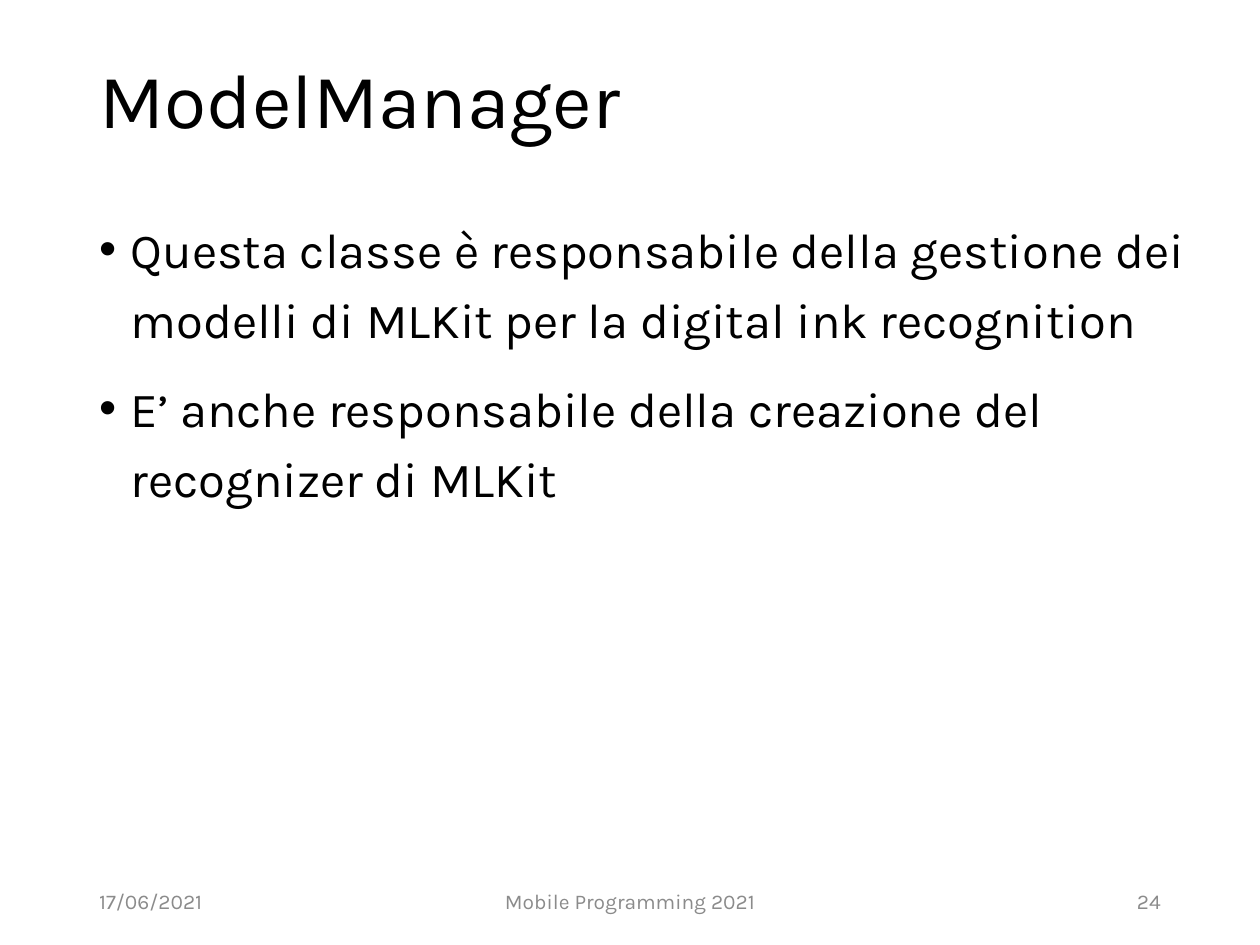
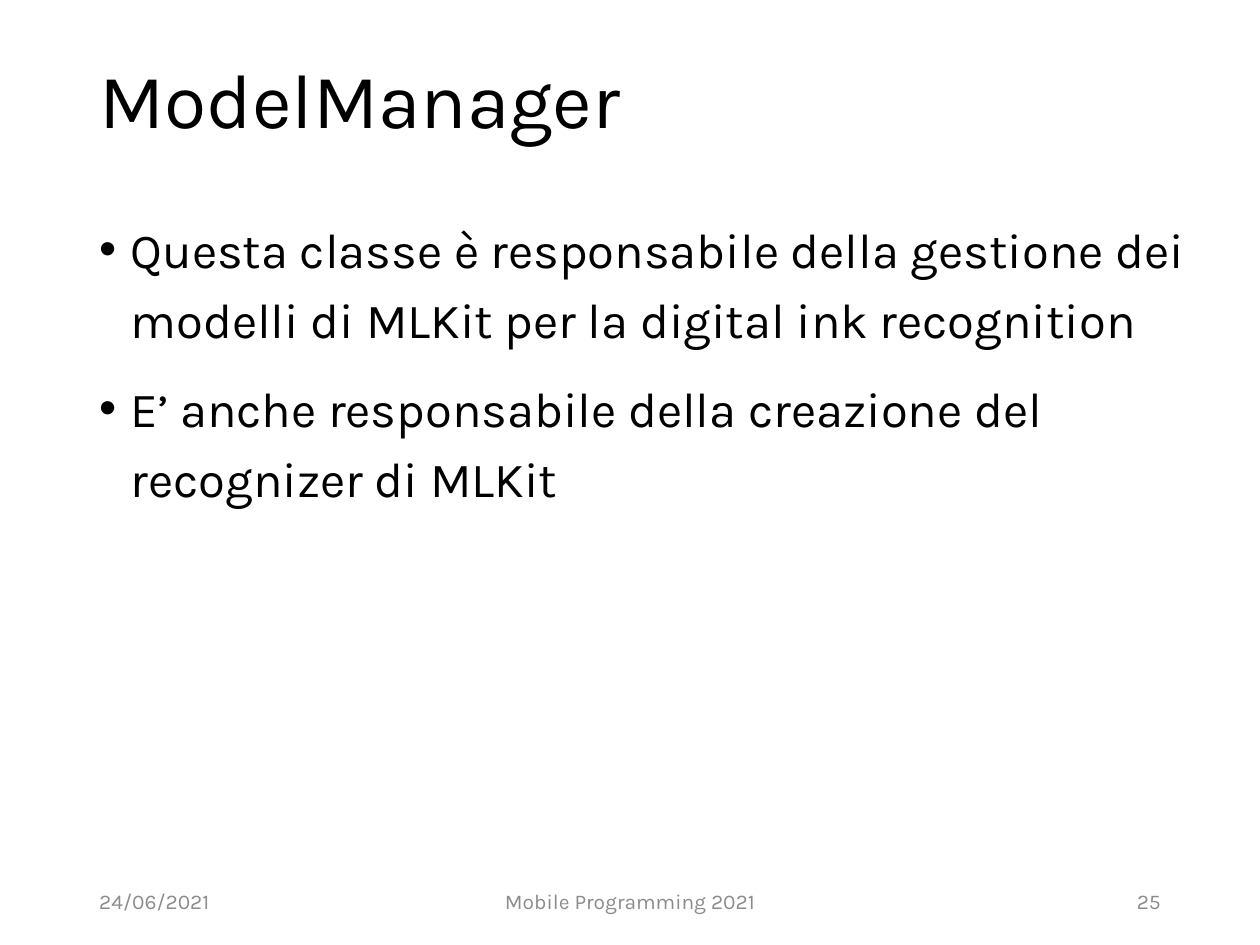
Before and after one commit to matteociccaglione/DigitalTextSuite, a slide deck: slide 25 of Slide/DigitalInkMiniGameNotifiche.pptx (slide 24 before the commit). Drawn at 1260x945 pixels with LibreOffice and Linux fonts; fonts in the diff are those of the drawing; background and template pictures are left out. Boxes give left, top, right and bottom in pixels: in the first picture for what was removed or moved away, otherwise in the second. Text is boxed around its words. In the diff, an @@ line names an element or a change of style, - is before the commit and + after.

```diff
--- a/Slide/DigitalInkMiniGameNotifiche.pptx
+++ b/Slide/DigitalInkMiniGameNotifiche.pptx
@@ text at bbox=[99, 894, 209, 911]: text changed @@
-17/06/2021
+24/06/2021
@@ page number at bbox=[1137, 896, 1161, 909]: text changed @@
-24
+25
```
Also in this commit, not shown: 27 other slides changed, 1 slide added.
